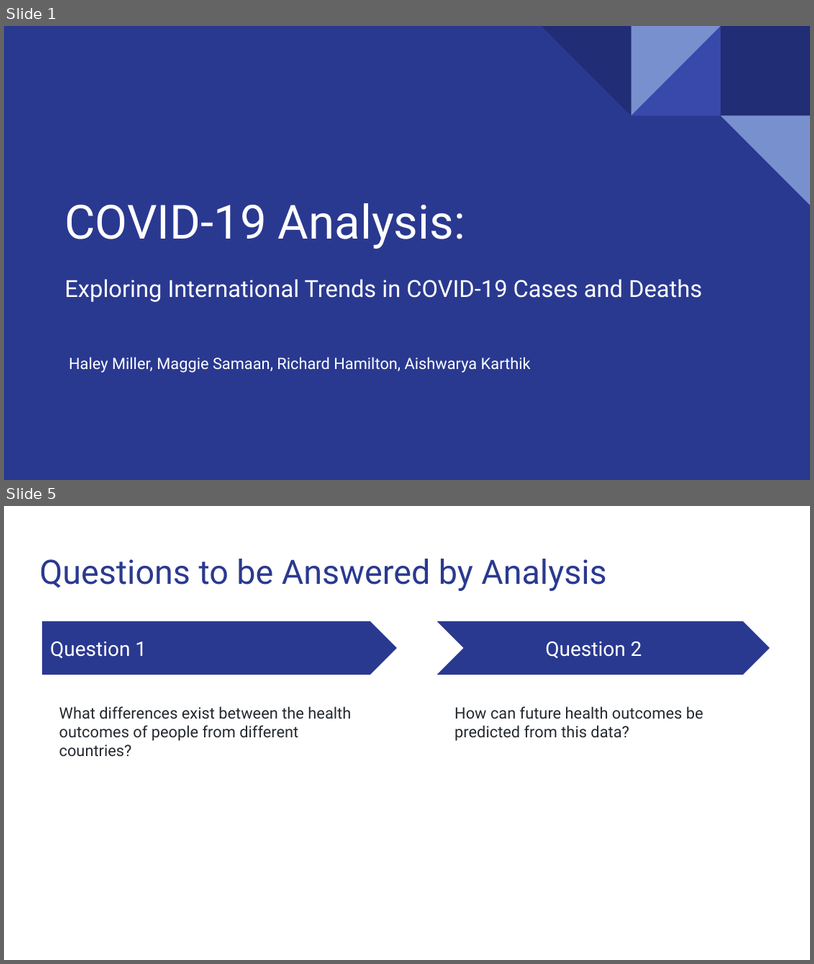
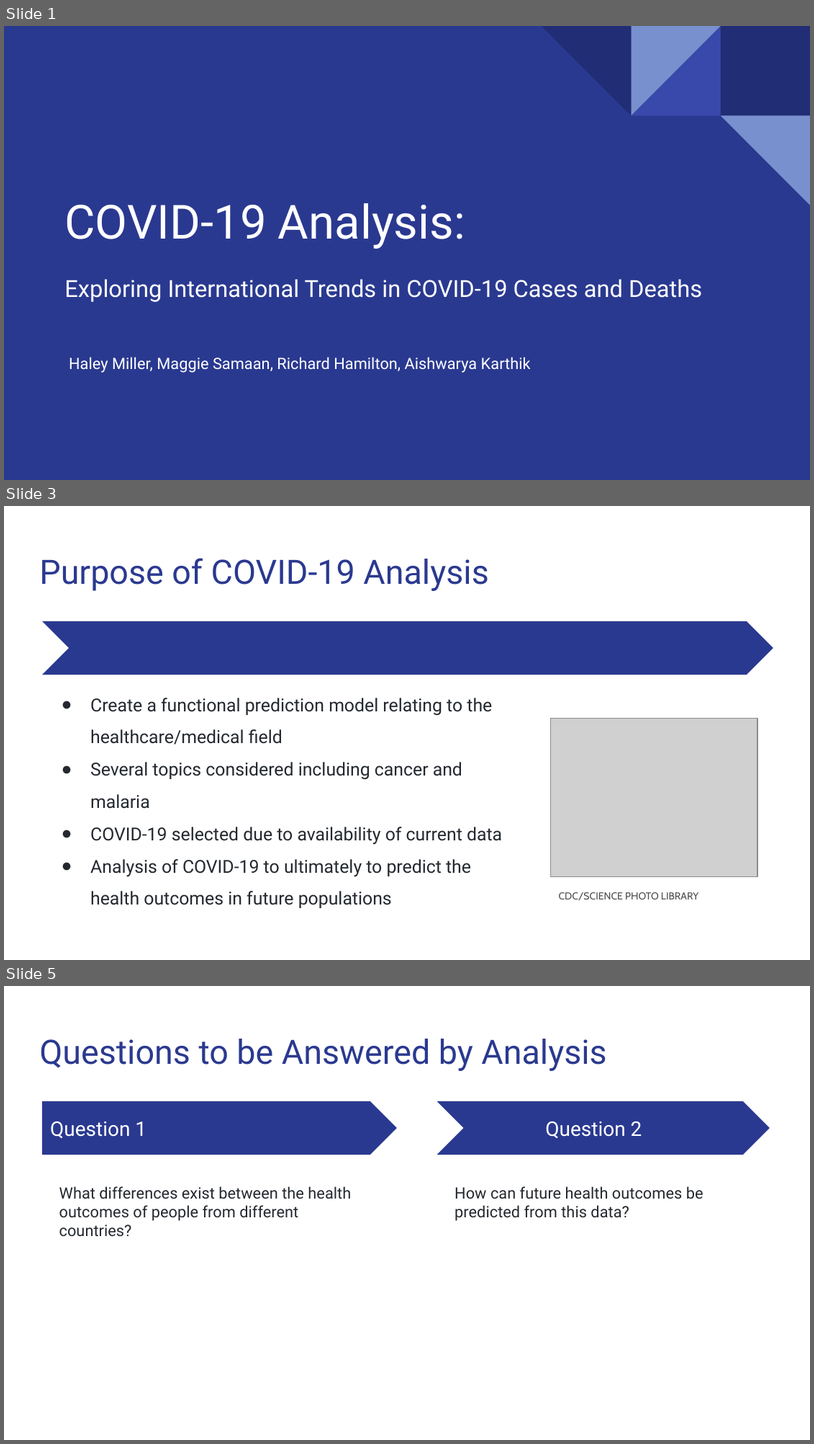
Before and after one commit to Magzzie/COVID-19_Analysis, a slide deck: COVID-19 Analysis.pptx. Shown one above the other, each under a label of ours: slides 1 and 5 before the commit, slides 1, 3 and 5 after it; the slides between them are not shown. The pictures are 814x964 and 814x1444 pixels, drawn with LibreOffice and Linux fonts; fonts in the diff are those of the drawing; grey boxes stand for pictures. Boxes give left, top, right and bottom in pixels: in the first picture for what was removed or moved away, otherwise in the second. Text is boxed around its words. In the diff, an @@ line names an element or a change of style, - is before the commit and + after.

```diff
--- a/COVID-19 Analysis.pptx
+++ b/COVID-19 Analysis.pptx
@@ slide 3 added at [4, 506, 810, 960], background #FFFFFF @@
@@ title added at [39, 558, 489, 591], 30 pt, text #2A3990 @@
+Purpose of COVID-19 Analysis
@@ chevron added at [42, 621, 773, 674], fill #2A3990 @@
@@ text added at [90, 698, 502, 908], 16 pt, text #24292F @@
+● Create a functional prediction model relating to the healthcare/medical field
+● Several topics considered including cancer and malaria
+● COVID-19 selected due to availability of current data
+● Analysis of COVID-19 to ultimately to predict the health outcomes in future populations
@@ picture added at [550, 718, 758, 876] @@
@@ text added at [559, 892, 699, 900], 9 pt, text #4D4D4D @@
+CDC/SCIENCE PHOTO LIBRARY
```
Also in this commit, not shown: 3 slides changed, 3 other slides added, 4 slides removed.
